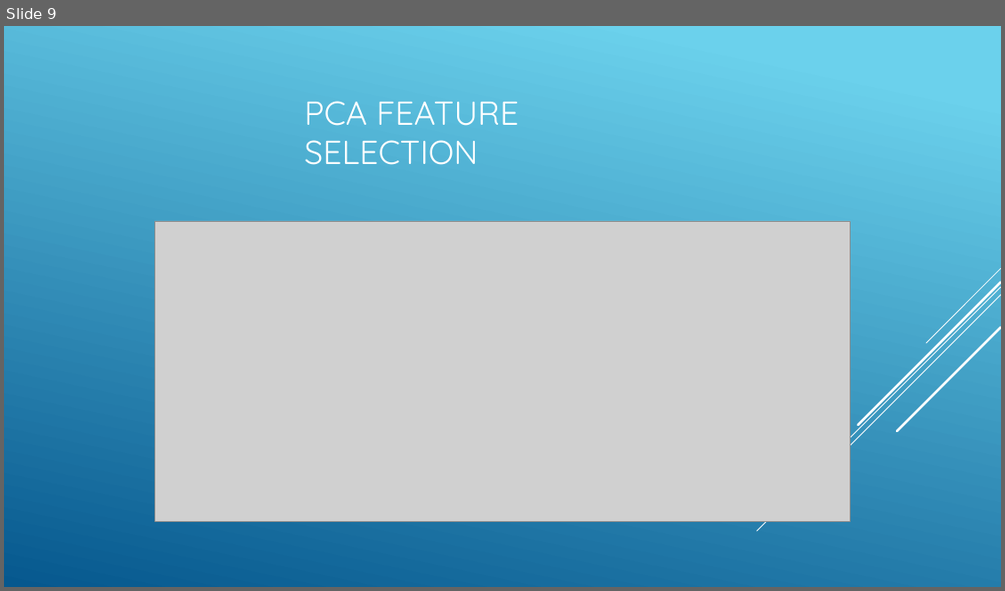
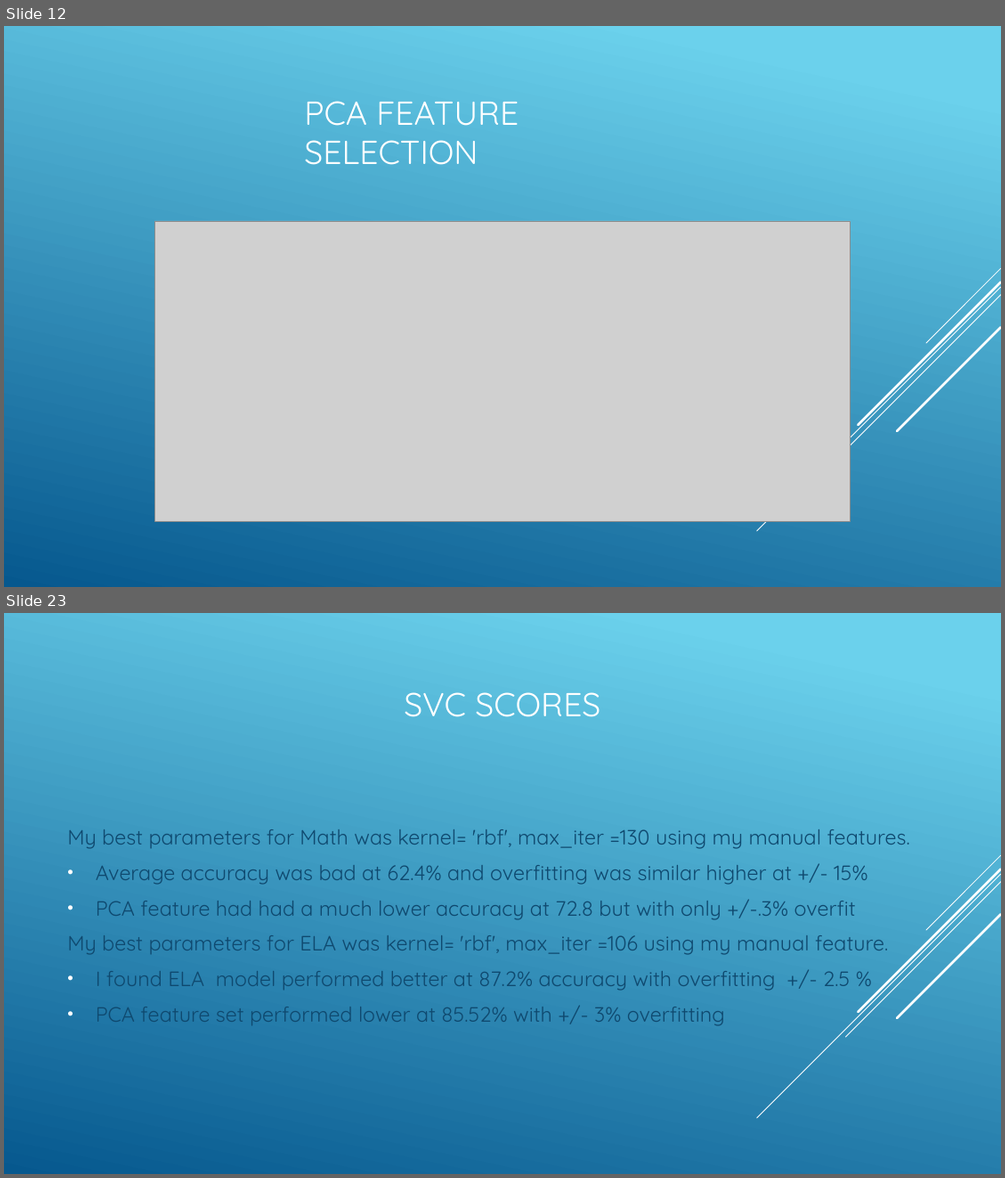
Before and after one commit to efuller11/Thinkful, a slide deck: New York Education System capstone.pptx. Shown one above the other, each under a label of ours: slide 9 before the commit, slides 12 and 23 after it; the slides between them are not shown. The pictures are 1005x591 and 1005x1178 pixels, drawn with LibreOffice and Linux fonts; fonts in the diff are those of the drawing; grey boxes stand for pictures. Boxes give left, top, right and bottom in pixels: in the first picture for what was removed or moved away, otherwise in the second. Text is boxed around its words. In the diff, an @@ line names an element or a change of style, - is before the commit and + after.

```diff
--- a/New York Education System capstone.pptx
+++ b/New York Education System capstone.pptx
@@ slide 23 added at bbox=[4, 613, 1001, 1174], background gradient #6ED2EB to #06588E; not listed: 5 template elements that a slide beside it also shows @@
@@ title added at bbox=[404, 692, 600, 717], 32 pt, text #FFFFFF @@
+SVC SCORES
@@ text added at bbox=[67, 829, 910, 1026], 20 pt, text #0F496F @@
+My best parameters for Math was kernel= 'rbf', max_iter =130 using my manual features.
+• Average accuracy was bad at 62.4% and overfitting was similar higher at +/- 15%
+• PCA feature had had a much lower accuracy at 72.8 but with only +/-.3% overfit
+My best parameters for ELA was kernel= 'rbf', max_iter =106 using my manual feature.
+• I found ELA model performed better at 87.2% accuracy with overfitting +/- 2.5 %
+• PCA feature set performed lower at 85.52% with +/- 3% overfitting
@@ what was slide 9 is now slide 12 @@
```
Also in this commit, not shown: 7 slides changed, 19 other slides added, 9 slides removed, 1 other file.
